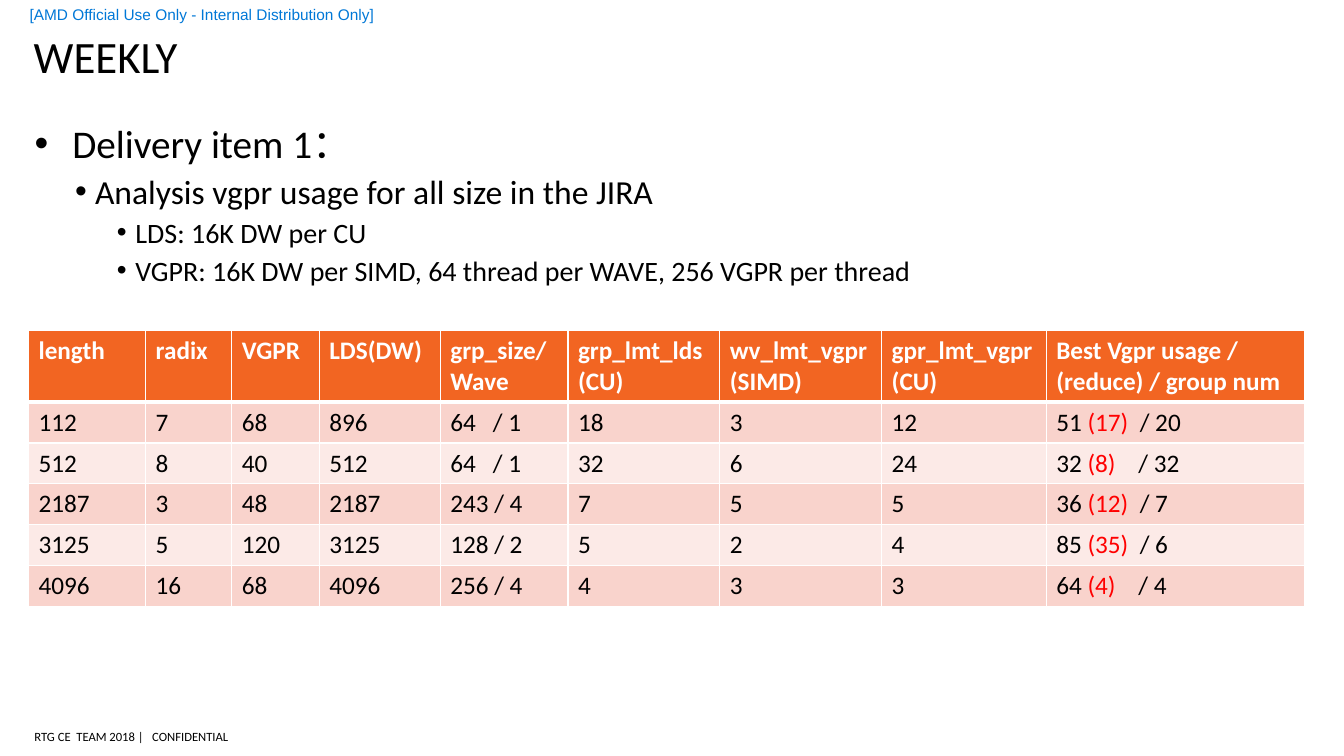
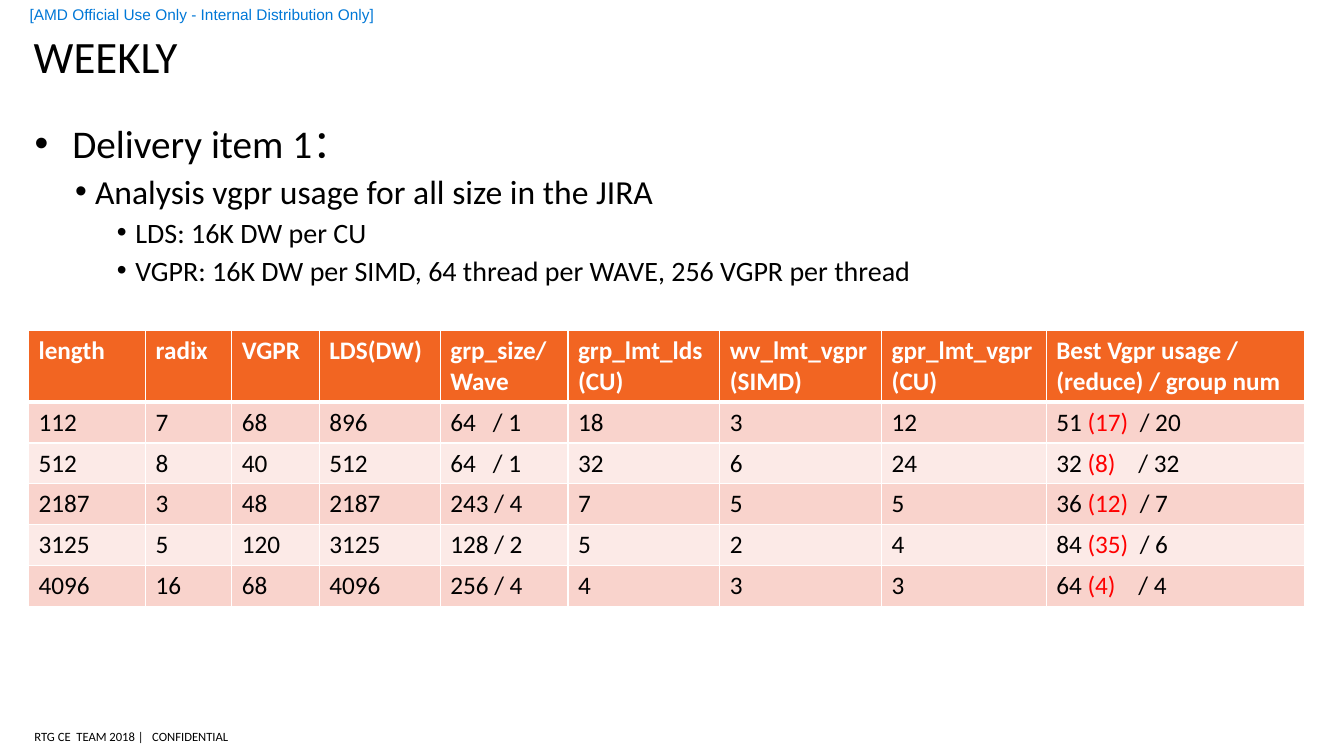
Before and after one commit to feifei14119/fft_test, a slide deck: slide 2 of work_vgpr_4096/reduce vgpr.pptx. Drawn at 1344x756 pixels with LibreOffice and Linux fonts; fonts in the diff are those of the drawing; background and template pictures are left out. Boxes give left, top, right and bottom in pixels: in the first picture for what was removed or moved away, otherwise in the second. Text is boxed around its words. In the diff, an @@ line names an element or a change of style, - is before the commit and + after.

```diff
--- a/work_vgpr_4096/reduce vgpr.pptx
+++ b/work_vgpr_4096/reduce vgpr.pptx
@@ table at [28, 331, 1306, 606] @@
-row 5, column 9: 85 (35) / 6
+row 5, column 9: 84 (35) / 6
```
Also in this commit, not shown: 1 other slide changed, 3 slides added, 13 other files.
